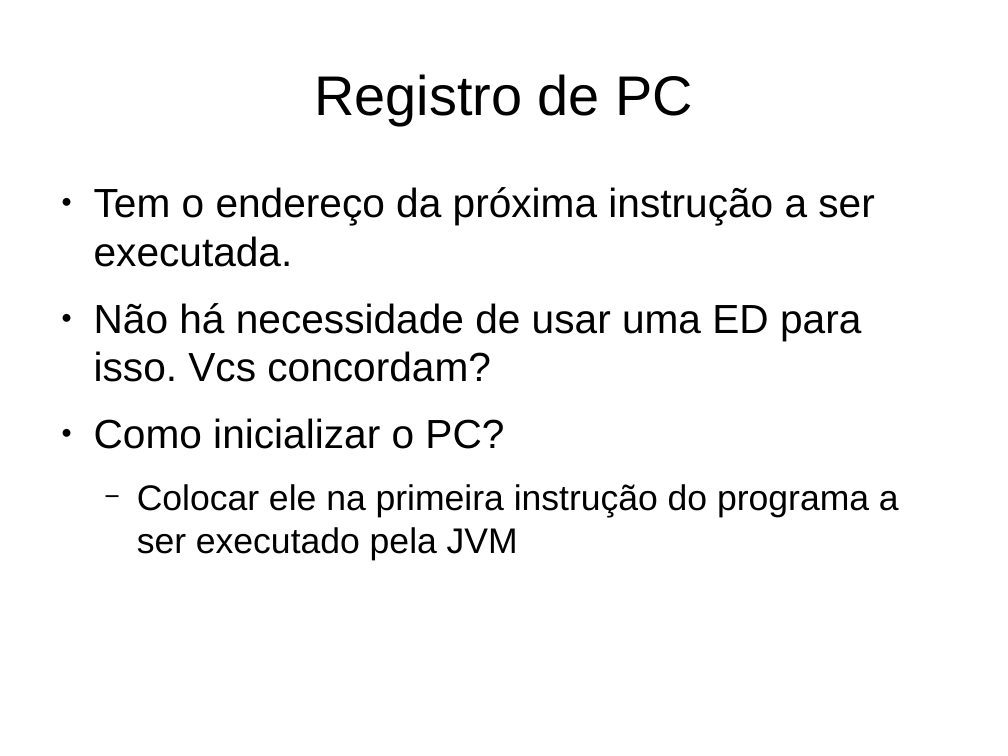
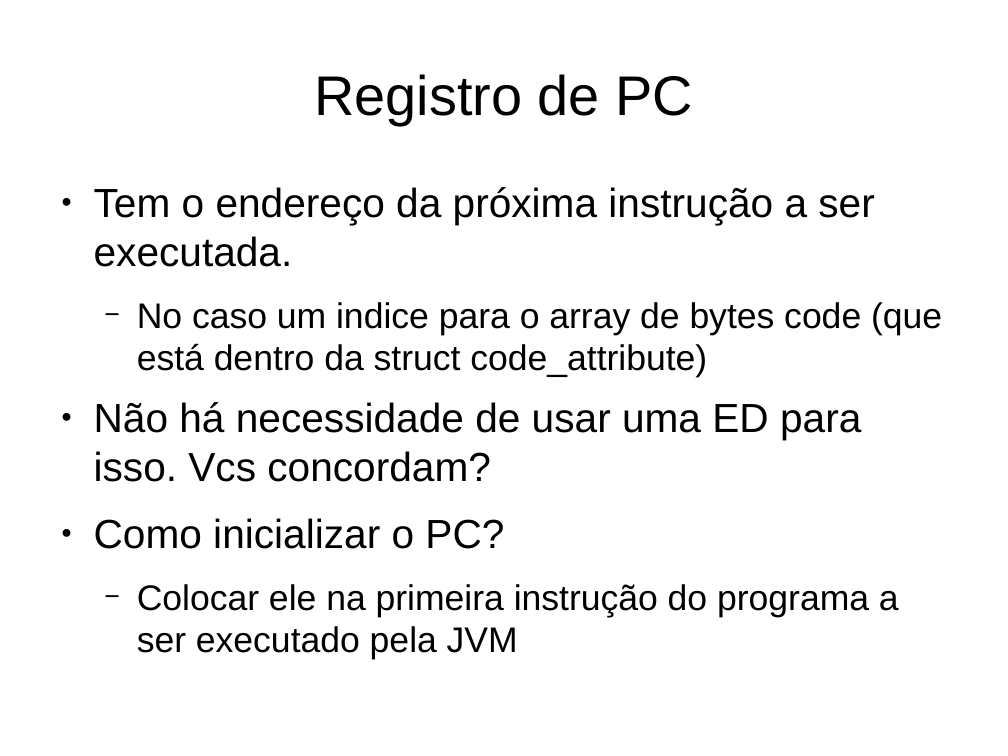
Before and after one commit to gabrielmm1234/jvm-sb, a slide deck: slide 4 of projetoLogico/apresentacao.odp. Drawn at 1008x756 pixels with LibreOffice and Linux fonts; fonts in the diff are those of the drawing. Boxes give left, top, right and bottom in pixels: in the first picture for what was removed or moved away, otherwise in the second. Text is boxed around its words. In the diff, an @@ line names an element or a change of style, - is before the commit and + after.

```diff
--- a/projetoLogico/apresentacao.odp
+++ b/projetoLogico/apresentacao.odp
@@ text at [137, 302, 942, 378]: paragraph added @@
+  − No caso um indice para o array de bytes code (que está dentro da struct code_attribute)
```
Also in this commit, not shown: 4 other slides changed, 2 slides added, 1 slide removed.
